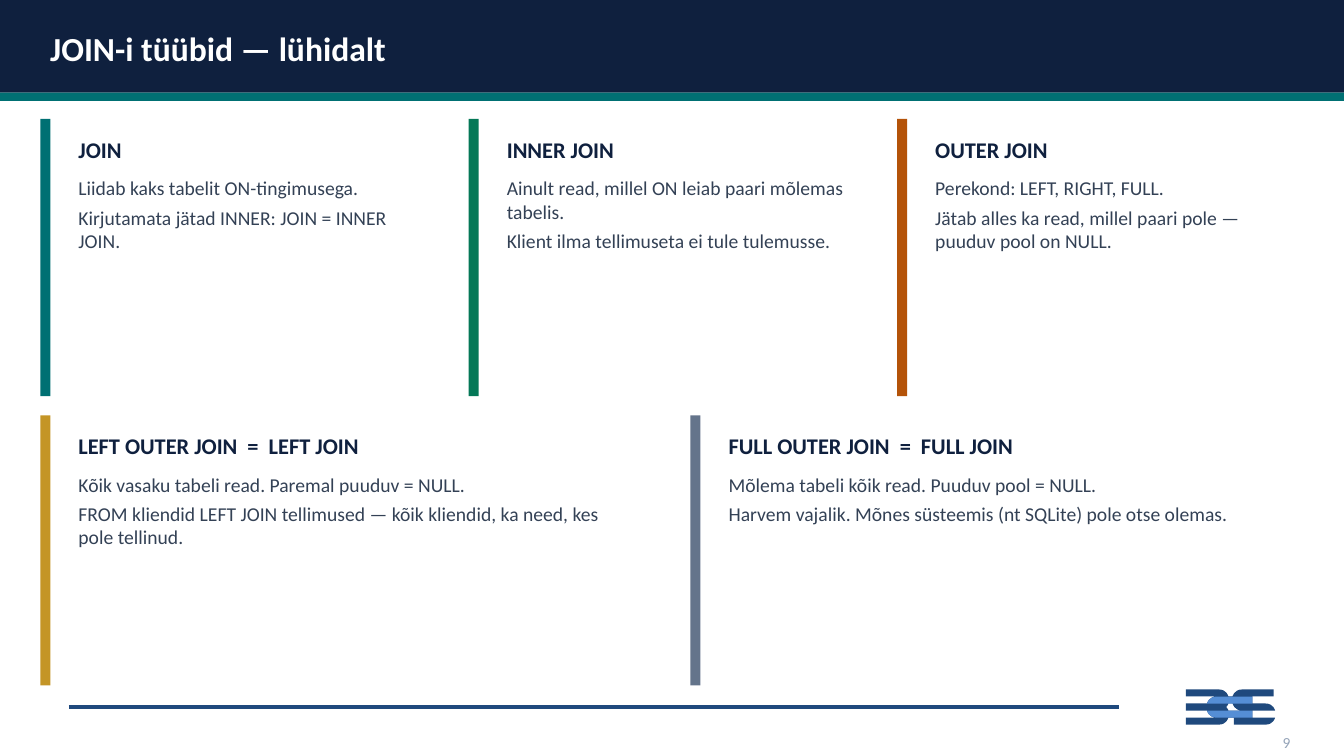
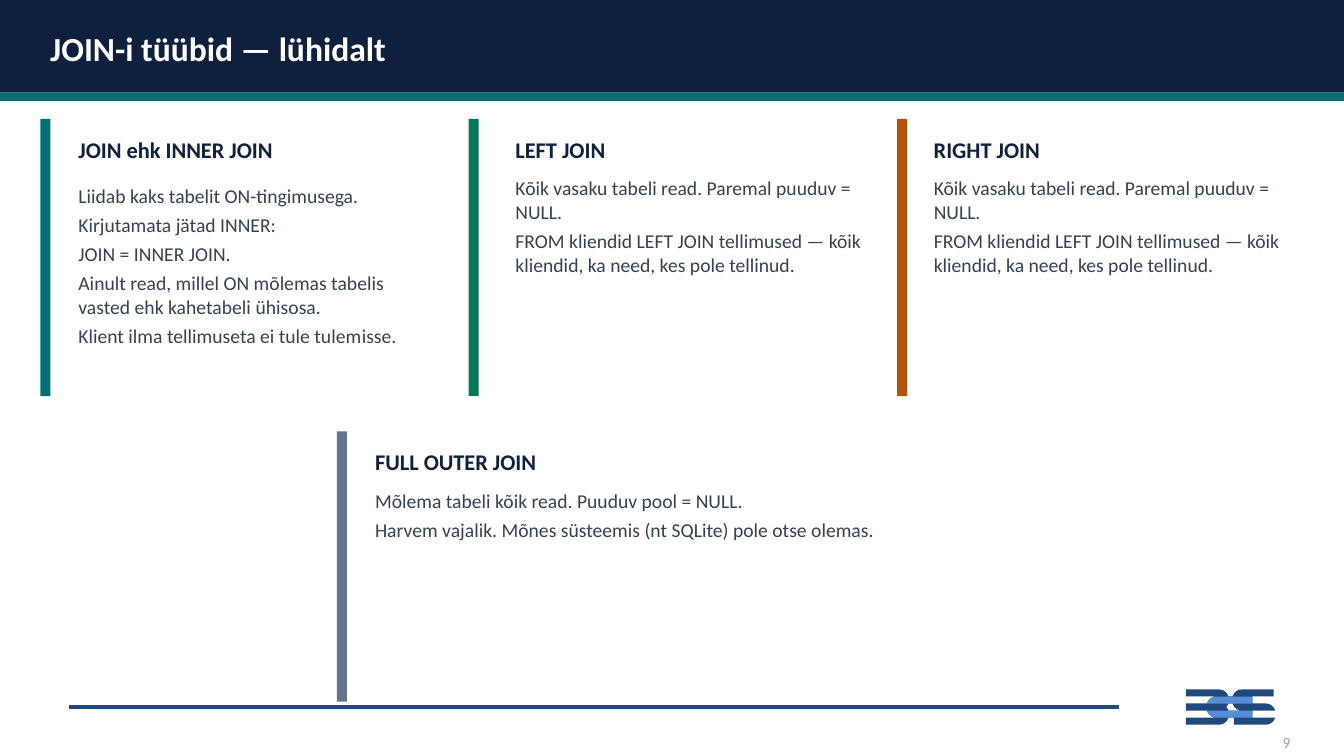
Before and after one commit to emilieabel/andmetarkus, a slide deck: slide 7 of Materjalid/Day8 SQL/8-paev-andmetarkus-esitlus.pptx (slide 5 before the commit). Drawn at 1344x756 pixels with LibreOffice and Linux fonts; fonts in the diff are those of the drawing. Boxes give left, top, right and bottom in pixels: in the first picture for what was removed or moved away, otherwise in the second. Text is boxed around its words. In the diff, an @@ line names an element or a change of style, - is before the commit and + after.

```diff
--- a/Materjalid/Day8 SQL/8-paev-andmetarkus-esitlus.pptx
+++ b/Materjalid/Day8 SQL/8-paev-andmetarkus-esitlus.pptx
@@ rounded rectangle removed at bbox=[469, 119, 877, 396] @@
@@ text at bbox=[78, 142, 272, 158]: text changed @@
-JOIN
+JOIN ehk INNER JOIN
@@ text removed at bbox=[507, 143, 614, 158] @@
-INNER JOIN
@@ text at bbox=[515, 143, 605, 158]: text changed @@
-LEFT OUTER JOIN = LEFT JOIN
+LEFT JOIN
@@ text at bbox=[934, 143, 1040, 158]: text changed @@
-OUTER JOIN
+RIGHT JOIN
@@ text "Liidab kaks tabelit ON-tingimusega.": place and size @@
-text "Liidab kaks tabelit ON-tingimusega." at bbox=[78, 181, 386, 248]
+text "Liidab kaks tabelit ON-tingimusega." at bbox=[78, 189, 396, 343]
@@ text "Kõik vasaku tabeli read. Paremal ..." rewrapped from bbox=[78, 478, 599, 547] to bbox=[515, 181, 861, 275] @@
@@ text removed at bbox=[507, 181, 843, 248] @@
-Ainult read, millel ON leiab paari mõlemas tabelis.
-Klient ilma tellimuseta ei tule tulemusse.
@@ text added at bbox=[934, 181, 1279, 275], 14 pt, text #334155 @@
+Kõik vasaku tabeli read. Paremal puuduv = NULL.
+FROM kliendid LEFT JOIN tellimused — kõik kliendid, ka need, kes pole tellinud.
@@ text removed at bbox=[935, 181, 1217, 251] @@
-Perekond: LEFT, RIGHT, FULL.
-Jätab alles ka read, millel paari pole — puuduv pool on NULL.
@@ text at bbox=[78, 218, 396, 343]: text changed @@
-Kirjutamata jätad INNER: JOIN = INNER JOIN.
+Kirjutamata jätad INNER:
+JOIN = INNER JOIN.
+Ainult read, millel ON mõlemas tabelis vasted ehk kahetabeli ühisosa.
+Klient ilma tellimuseta ei tule tulemisse.
@@ rounded rectangle removed at bbox=[40, 415, 665, 686] @@
@@ rectangle removed at bbox=[40, 415, 50, 686] @@
@@ rectangle: place and size @@
-rectangle at bbox=[691, 415, 701, 686]
+rectangle at bbox=[337, 432, 347, 702]
@@ text at bbox=[375, 455, 536, 470]: text changed @@
-FULL OUTER JOIN = FULL JOIN
+FULL OUTER JOIN
@@ text "Mõlema tabeli kõik read. Puuduv ...": place and size @@
-text "Mõlema tabeli kõik read. Puuduv ..." at bbox=[729, 478, 1227, 525]
+text "Mõlema tabeli kõik read. Puuduv ..." at bbox=[375, 494, 873, 541]
```
Also in this commit, not shown: 17 other slides changed, 20 slides added, 5 slides removed, 7 other files.
